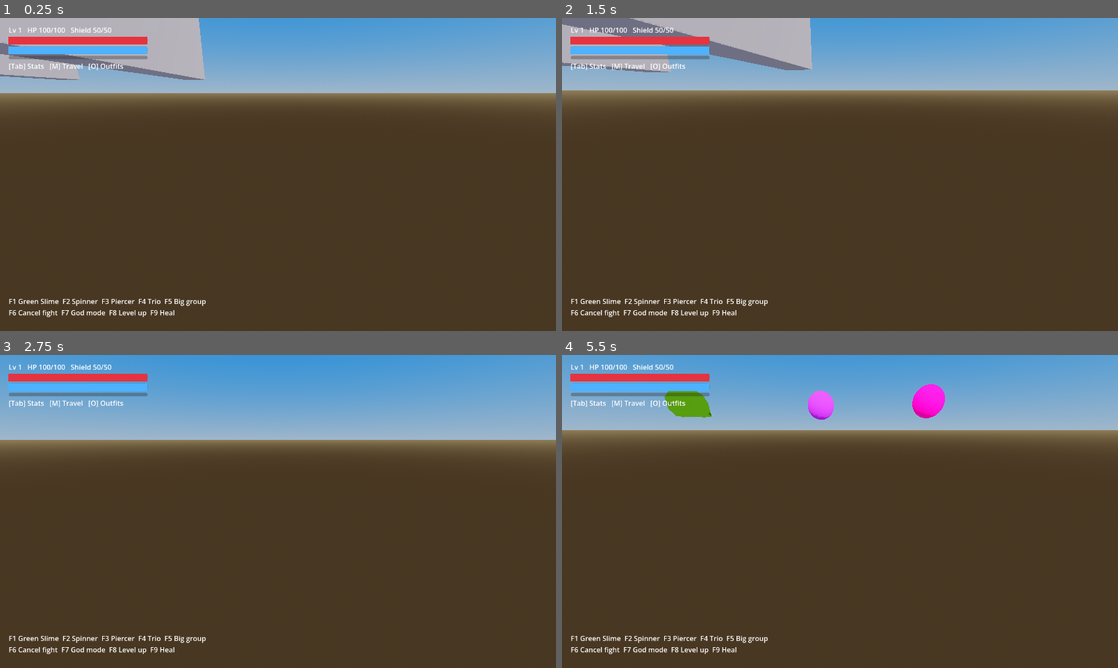
Above: before the commit, frames 1-4 (two rows, left to right).
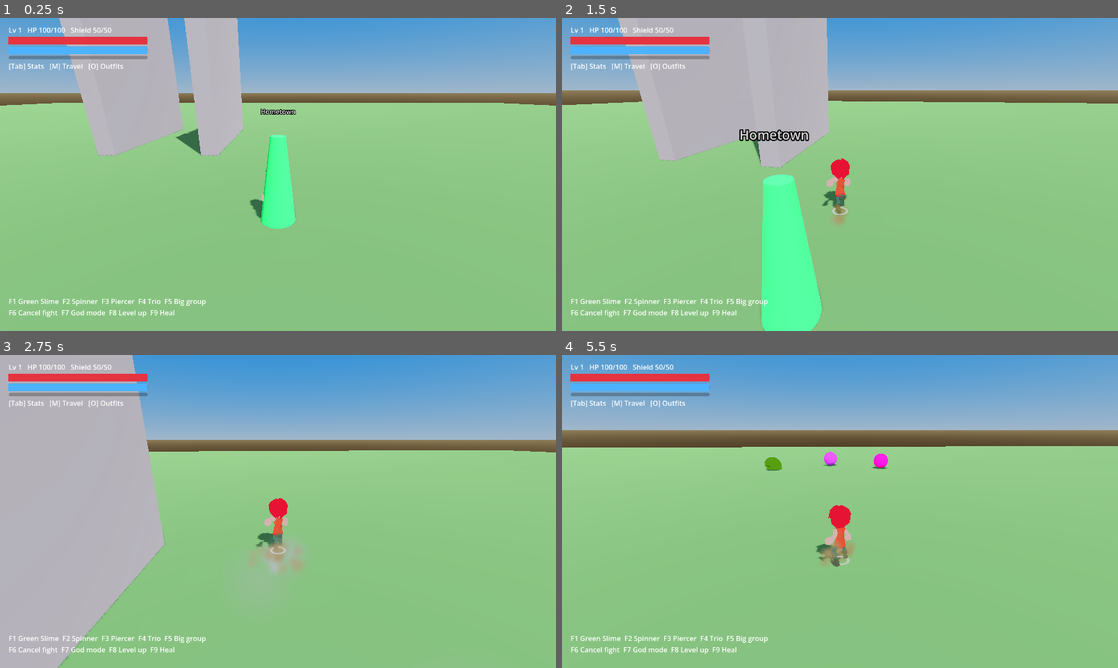
Above: after the commit, the same moments.

Repository: doggoanim/Krits
Game: Godot game, scene res://main.tscn
The game is run twice, just before and just after one commit, with the same random seed, the same clock (stepped at 60 frames per second) and the same inputs.
Inputs (mouse positions are in pixels of both pictures, inside the frame that each line leads up to):
- Up to frame 1 (0.25 s): no input
- Up to frame 2 (1.5 s): tap Enter at 0.5 s; move the mouse to (867, 174) at 0.52 s; hold Ctrl (crouch_pound) 0.53-1.28 s; hold W (move_forward) from 0.53 s (still down); tap Space (jump) at 0.77 s; move the mouse to (812, 174) at 1.27 s; tap E (interact) at 1.35 s
- Up to frame 3 (2.75 s): keep holding W (move_forward); tap Space (jump) at 1.52 s; move the mouse to (289, 505) at 2.02 s; hold Shift (roll_dive) from 2.03 s (still down)
- Up to frame 4 (5.5 s): keep holding W (move_forward); move the mouse to (834, 517) at 2.77 s; release Shift (roll_dive) at 2.78 s; tap Ctrl (crouch_pound) at 2.85 s; tap Space (jump) at 3.02, 3.77, 4.52 s; move the mouse to (878, 514) at 3.52 s; tap E (interact) at 3.6 s; move the mouse to (795, 508) at 4.27 s; tap Shift (roll_dive) at 4.35 s; move the mouse to (845, 511) at 5.02 s; hold Ctrl (crouch_pound) from 5.03 s (still down)

The runs differ from the first frame. In frame 1, 79% of the frame differs, in the area x 0-100%, y 0-100%; in frame 2, 80%; in frame 3, 75%; in frame 4, 72%.

Commit message:
Revert camera to the known-working SpringArm3D setup
Two attempts at smoothing the wall-avoidance zoom in a row broke the
camera outright (reports: zooms into the player, falls off the map).
Rather than guess at a third fix blind, reverted player_camera.gd to the
exact version from before any of today's wall-avoidance changes (restored
from the eeda79a commit, which still has get_camera() intact since the
x-ray feature depends on it) — camera is back to how it worked when the
only complaint was the wall zoom being a bit abrupt, nothing worse.

Diff:
--- a/player/player_camera.gd
+++ b/player/player_camera.gd
@@ -1,45 +1,32 @@
 class_name CameraRig
 extends Node3D
 ## Third-person orbit camera. Top-level node: follows `target` without inheriting rotation.
-##
-## Wall avoidance: SpringArm3D is kept purely as a sensor (never holds the
-## camera, so its own automatic child-repositioning never fires) — each
-## frame we read get_hit_length() for the safe distance and smooth our own
-## `_distance` toward it before moving the actual Camera3D. Consuming the
-## sensed distance this way, instead of letting SpringArm3D reposition its
-## children directly, is what adds the smoothing: SpringArm3D's own
-## collision shortening is otherwise instant, which reads as the camera
-## abruptly "zooming in" the moment you brush past a wall.
 
 @export var mouse_sensitivity := 0.003
 @export var follow_speed := 14.0
 @export var base_distance := 6.0
 @export var pitch_limits := Vector2(-1.2, 0.5)
-@export var min_distance := 0.8       ## never pull in closer than this, even against a wall
-@export var pull_in_speed := 16.0     ## smoothing rate when the wall is closer than the current distance
-@export var ease_out_speed := 5.0     ## smoothing rate when pulling back out toward base_distance
 
 var target: Node3D
 var yaw := 0.0
 var pitch := -0.35
 var extra_distance := 0.0   ## set by the arena to frame the whole fight
 
-var _arm: SpringArm3D   ## sensor only — not a parent of _cam, never positions anything itself
+var _arm: SpringArm3D
 var _cam: Camera3D
 var _shake := 0.0
-var _distance := 0.0
 
 func _ready() -> void:
 	top_level = true
-	_distance = base_distance
 	_arm = SpringArm3D.new()
+	_arm.spring_length = base_distance
 	_arm.collision_mask = 1
 	_arm.margin = 0.3
 	add_child(_arm)
 	_cam = Camera3D.new()
 	_cam.current = true
 	_cam.fov = 70.0
-	add_child(_cam)
+	_arm.add_child(_cam)
 	Input.mouse_mode = Input.MOUSE_MODE_CAPTURED
 
 func _unhandled_input(event: InputEvent) -> void:
@@ -61,14 +48,7 @@
 	if target:
 		global_position = global_position.lerp(target.global_position + Vector3.UP * 1.4, 1.0 - exp(-follow_speed * delta))
 	rotation = Vector3(pitch, yaw, 0.0)
-
-	var desired := base_distance + extra_distance
-	_arm.spring_length = desired
-	var safe := clampf(_arm.get_hit_length(), min_distance, desired)
-	var rate := pull_in_speed if safe < _distance else ease_out_speed
-	_distance = lerpf(_distance, safe, 1.0 - exp(-rate * delta))
-	_cam.position = Vector3(0.0, 0.0, -_distance)
-
+	_arm.spring_length = lerpf(_arm.spring_length, base_distance + extra_distance, 1.0 - exp(-4.0 * delta))
 	if _shake > 0.0:
 		_shake = maxf(0.0, _shake - delta)
 		_cam.h_offset = randf_range(-1.0, 1.0) * _shake * 0.4
